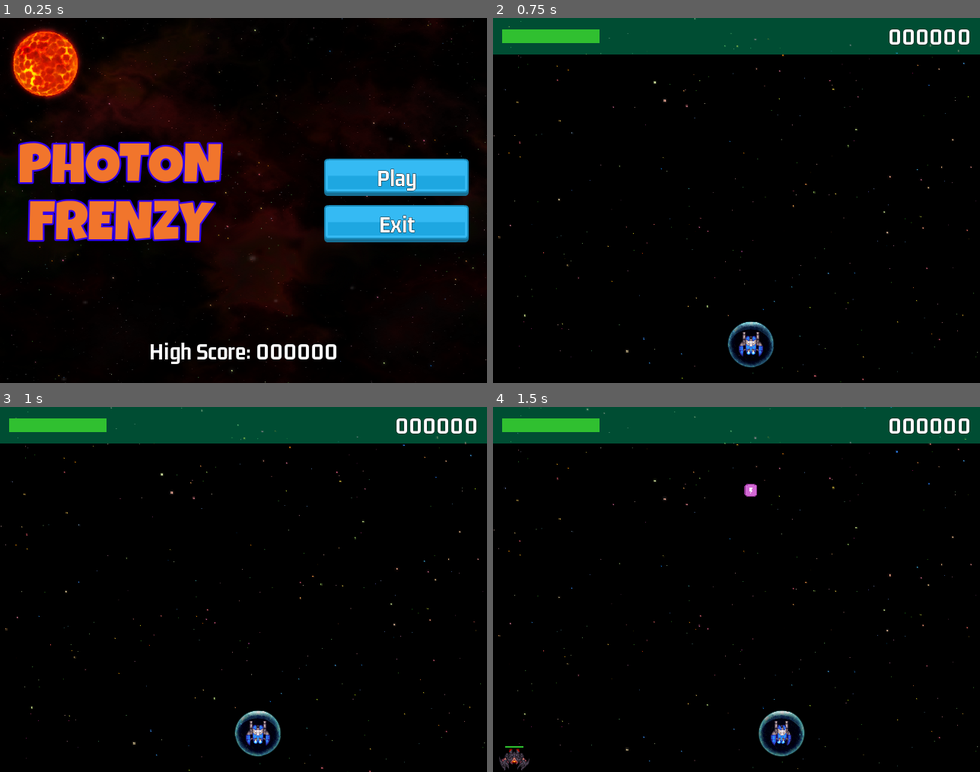
Above: before the commit, frames 1-4 (two rows, left to right).
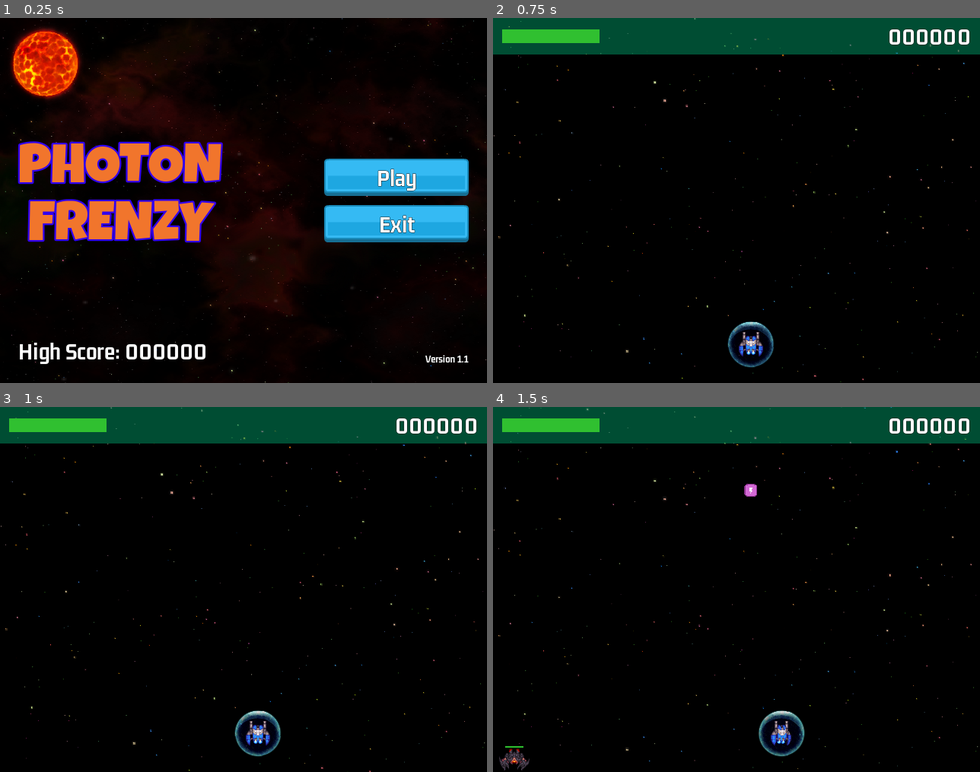
Above: after the commit, the same moments.

Repository: jaerrib/learning-godot
Game: Godot game, scene res://scenes/main/main.tscn
Same seed, same stepped clock (60 frames per second), same inputs: the game is played once before the commit and once after it.
Inputs:
- Up to frame 1 (0.25 s): no input
- Up to frame 2 (0.75 s): click "Play" at 0.5 s
- Up to frame 3 (1 s): no input
- Up to frame 4 (1.5 s): hold D (right) from 1.28 s (still down); tap M (maker) at 1.35 s

The runs differ from the first frame. In frame 1, 1.6% of the frame differs, in the area x 4-97%, y 88-95%; in frame 2, nothing differs; in frame 3, nothing differs; in frame 4, nothing differs.

Commit message:
Add version number to main screen

Diff:
--- a/space-ace/scenes/main/main.gd
+++ b/space-ace/scenes/main/main.gd
@@ -1,7 +1,7 @@
 extends Control
 
 
-@onready var high_score_label: Label = $MarginContainer/HighScoreLabel
+@onready var high_score_label: Label = $MarginContainer/HBoxContainer/HighScoreLabel
 
 
 # Called when the node enters the scene tree for the first time.
--- a/space-ace/scenes/main/main.tscn
+++ b/space-ace/scenes/main/main.tscn
@@ -8,7 +8,14 @@
 [ext_resource type="PackedScene" uid="uid://btt8mx0fmlxgi" path="res://scenes/sun/sun.tscn" id="5_w662t"]
 [ext_resource type="PackedScene" uid="uid://cky0pe7eoq2ha" path="res://scenes/ui_button/ui_button.tscn" id="6_6sbm8"]
 [ext_resource type="LabelSettings" uid="uid://bslymv1e3rjua" path="res://assets/GN_32_white.tres" id="7_s2lh5"]
+[ext_resource type="FontFile" uid="uid://mrdlwe7bf1tx" path="res://assets/fonts/gemunu-libre-v8-latin-700.ttf" id="8_kqgkm"]
 [ext_resource type="AudioStream" uid="uid://bd4y72gkgty8s" path="res://assets/sounds/loops/TitleScreen.mp3" id="8_kwvvb"]
+
+[sub_resource type="LabelSettings" id="LabelSettings_83ckl"]
+font = ExtResource("8_kqgkm")
+font_size = 14
+outline_size = 2
+outline_color = Color(0.105882, 0.105882, 0.105882, 1)
 
 [node name="Main" type="Control"]
 layout_mode = 3
@@ -81,13 +88,25 @@
 layout_mode = 2
 text = "Exit"
 
-[node name="HighScoreLabel" type="Label" parent="MarginContainer"]
+[node name="HBoxContainer" type="HBoxContainer" parent="MarginContainer"]
 layout_mode = 2
+size_flags_vertical = 8
+
+[node name="HighScoreLabel" type="Label" parent="MarginContainer/HBoxContainer"]
+layout_mode = 2
+size_flags_horizontal = 2
 size_flags_vertical = 8
 text = "High Score: 00000"
 label_settings = ExtResource("7_s2lh5")
 horizontal_alignment = 1
 vertical_alignment = 1
+
+[node name="VersionLabel" type="Label" parent="MarginContainer/HBoxContainer"]
+layout_mode = 2
+size_flags_horizontal = 10
+size_flags_vertical = 8
+text = "Version 1.1"
+label_settings = SubResource("LabelSettings_83ckl")
 
 [node name="Sun" parent="." instance=ExtResource("5_w662t")]
 position = Vector2(60, 60)
Not shown: 1 places in space-ace/scenes/main/main.tscn that only renumber resources
